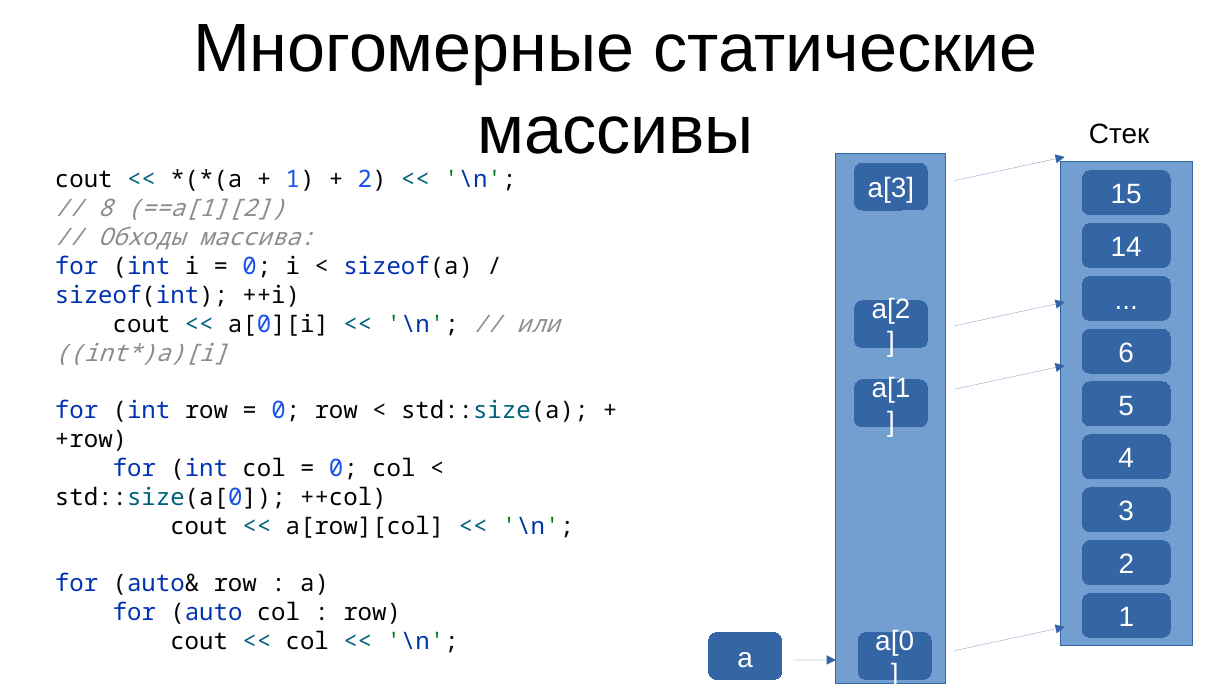
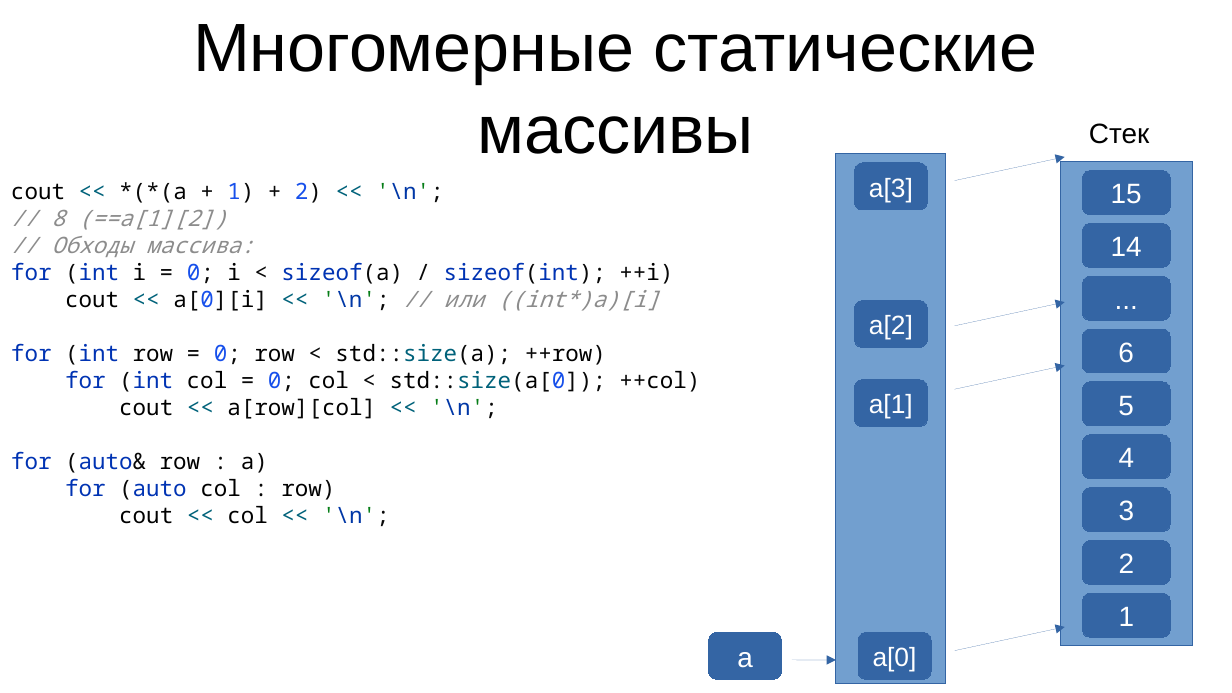
Before and after one commit to IvanStriker/Cpp_Coworking, a slide deck: slide 23 of 1-st meeting/Memory management in C++.pptx (slide 22 before the commit). Drawn at 1232x693 pixels with LibreOffice and Linux fonts; fonts in the diff are those of the drawing. Boxes give left, top, right and bottom in pixels: in the first picture for what was removed or moved away, otherwise in the second. Text is boxed around its words. In the diff, an @@ line names an element or a change of style, - is before the commit and + after.

```diff
--- a/1-st meeting/Memory management in C++.pptx
+++ b/1-st meeting/Memory management in C++.pptx
@@ text "cout << *(*(a + 1) ...": place and size @@
-text "cout << *(*(a + 1) ..." at (55, 169, 588, 653)
+text "cout << *(*(a + 1) ..." at (11, 182, 700, 526)
@@ text "cout << *(*(a + 1) ..." at (11, 182, 700, 526): size 15.5 to 14.5 pt @@
@@ size 18 to 17 pt in 4 elements at (859, 633, 931, 680), (855, 380, 928, 427), (855, 301, 928, 348), (854, 163, 927, 210) @@
```
Also in this commit, not shown: 4 other slides changed, 2 slides added, 14 other files.
